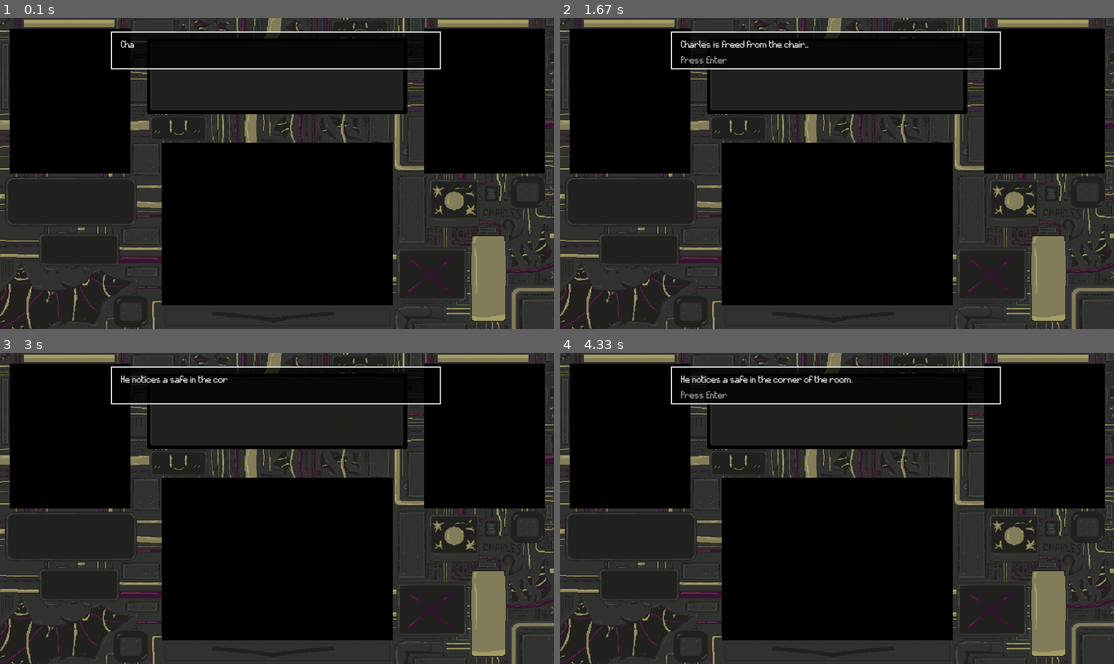
Above: before the commit, frames 1-4 (two rows, left to right).
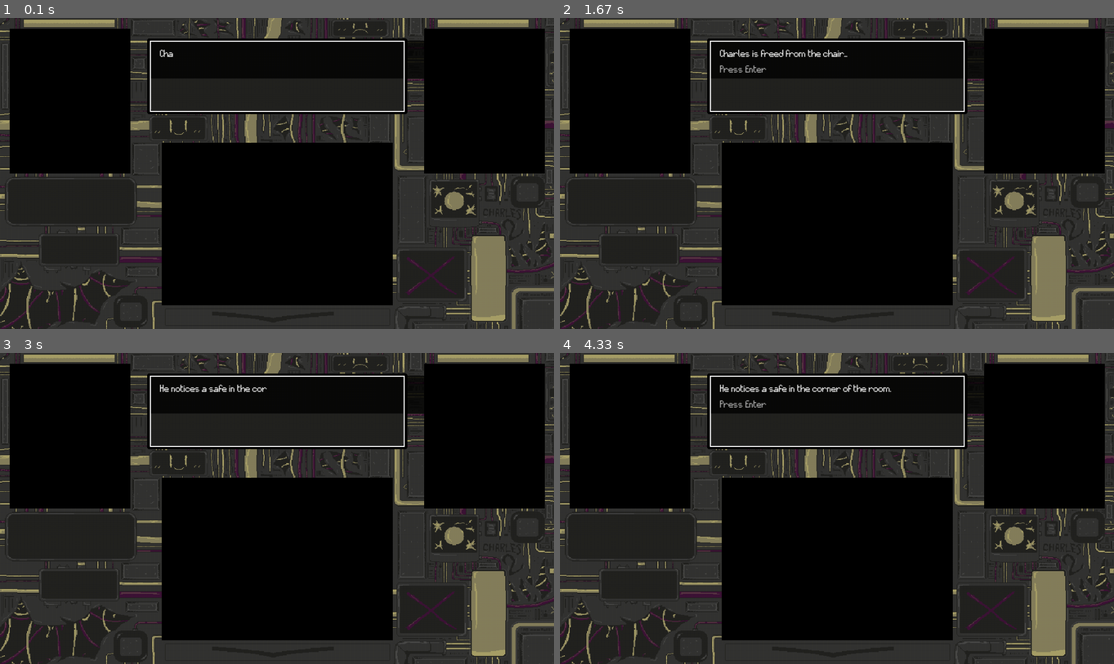
Above: after the commit, the same moments.

Repository: charles-kahlenberg/Bomb-defusal
Game: pygame game, started from keypad_intro.py
Same seed, same stepped clock (60 frames per second), same inputs: the game is played once before the commit and once after it.
Inputs:
- Up to frame 1 (0.1 s): no input
- Up to frame 2 (1.67 s): no input
- Up to frame 3 (3 s): tap Enter at 1.83 s
- Up to frame 4 (4.33 s): no input

The runs differ from the first frame. In frame 1, 3.8% of the frame differs, in the area x 20-80%, y 4-31%; in frame 2, 4.3%; in frame 3, 4.2%; in frame 4, 4.5%.

Commit message:
Update keypad_intro.py

Diff:
--- a/keypad_intro.py
+++ b/keypad_intro.py
@@ -1,10 +1,10 @@
 import pygame
 
 
-TEXTBOX_X = 205
-TEXTBOX_Y = 25
-TEXTBOX_WIDTH = 610
-TEXTBOX_HEIGHT = 70
+TEXTBOX_X = 277
+TEXTBOX_Y = 42
+TEXTBOX_WIDTH = 471
+TEXTBOX_HEIGHT = 132
 TEXTBOX_ALPHA = 180
 TEXT_PADDING_X = 18
 TEXT_PADDING_Y = 16
